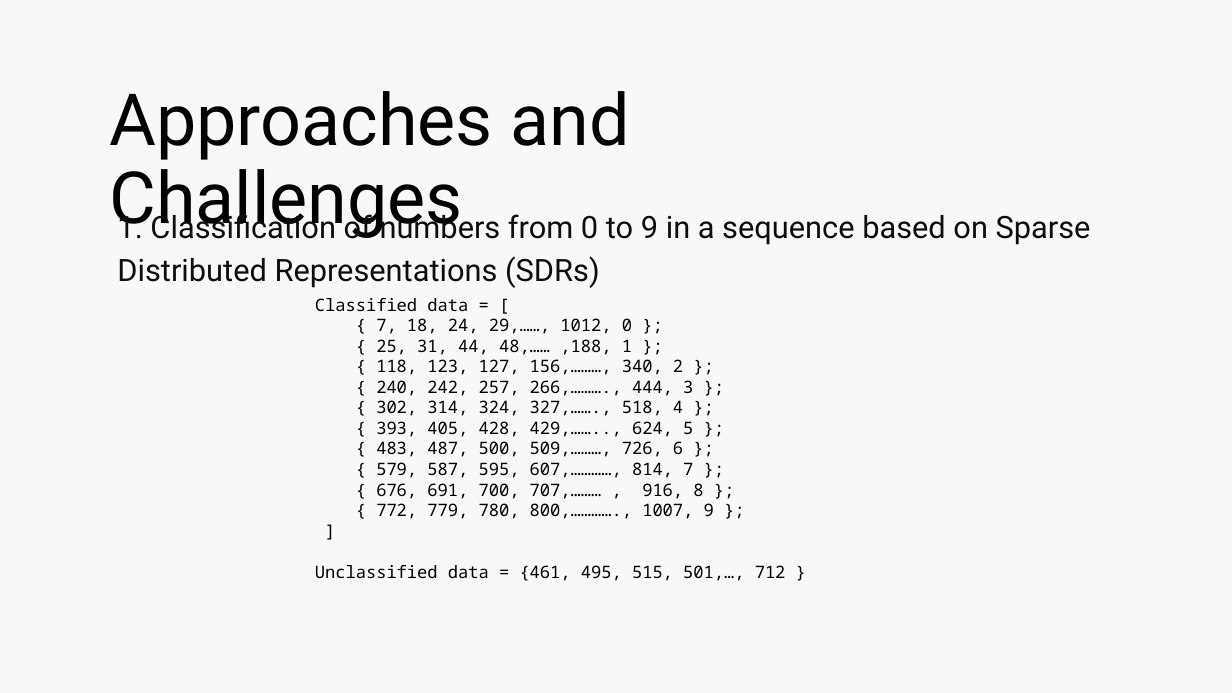
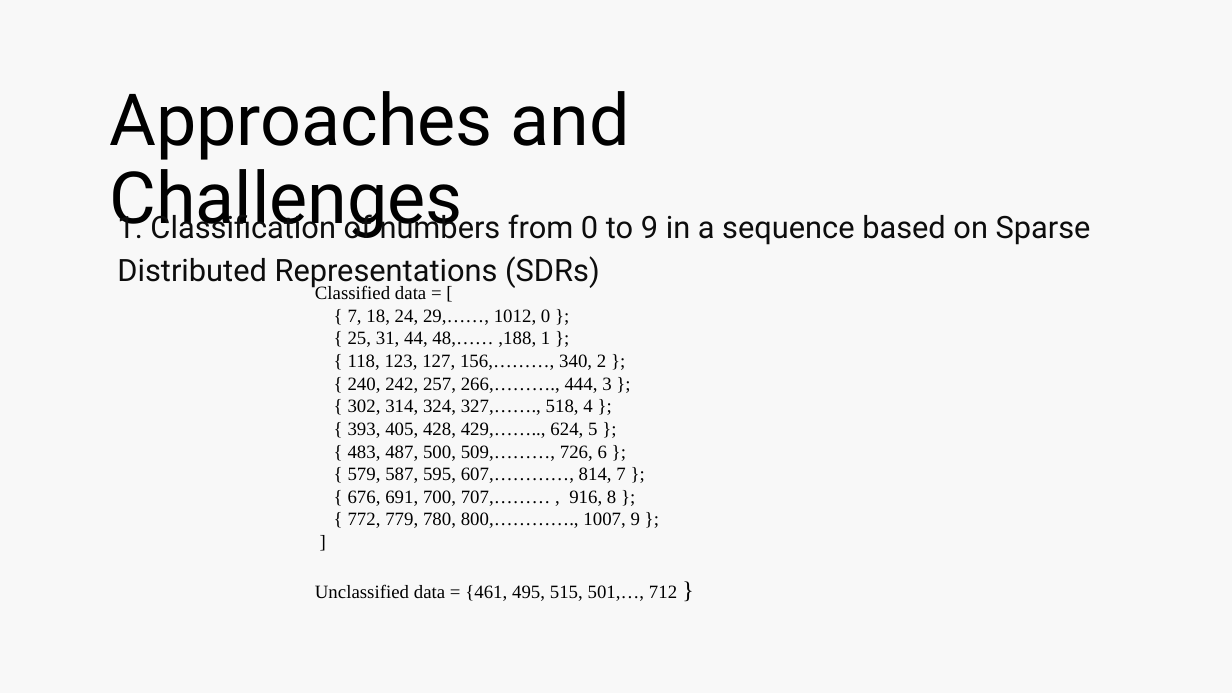
Before and after one commit to muhammadharis-97/K-Nearest-Neighbors-KNN-on-a-sparse-distribution-representation, a slide deck: slide 16 of Myproject/Documentation/Investigate and Implement KNN Classifier_Global Variable-Project_presentation.pptx. Drawn at 1232x693 pixels with LibreOffice and Linux fonts; fonts in the diff are those of the drawing; background and template pictures are left out. Boxes give left, top, right and bottom in pixels: in the first picture for what was removed or moved away, otherwise in the second. Text is boxed around its words. In the diff, an @@ line names an element or a change of style, - is before the commit and + after.

Commit message:
pptx update

```diff
--- a/Myproject/Documentation/Investigate and Implement KNN Classifier_Global Variable-Project_presentation.pptx
+++ b/Myproject/Documentation/Investigate and Implement KNN Classifier_Global Variable-Project_presentation.pptx
@@ text "Classified data = [": place and size @@
-text "Classified data = [" at <box>315,298,786,581</box>
+text "Classified data = [" at <box>315,285,677,601</box>
@@ text "Classified data = [" at <box>315,285,677,601</box>: size 10 to 11 pt, font Noto Sans Mono to Times New Roman; size 10 to 14 pt in "}" @@
```
Also in this commit, not shown: 2 other slides changed, 1 other file.
